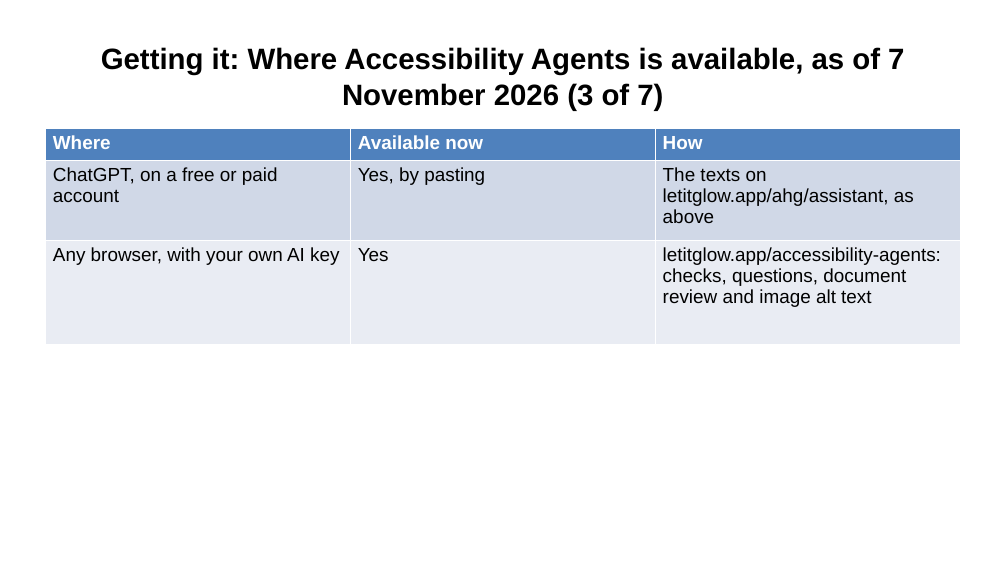
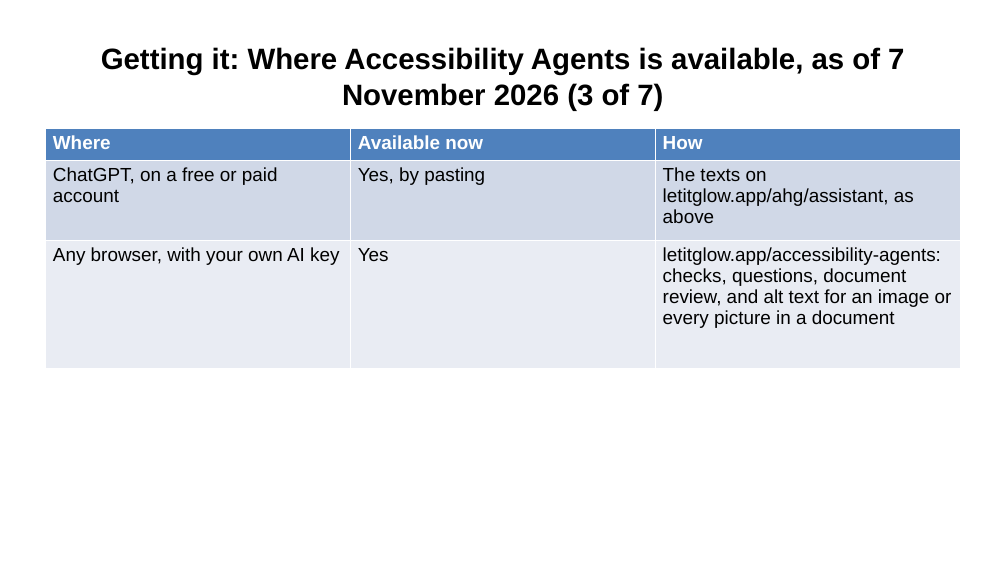
Before and after one commit to Community-Access/glow, a slide deck: slide 23 of docs/ahg-2026/kit/accessibility-agents.pptx (slide 22 before the commit). Drawn at 1008x567 pixels with LibreOffice and Linux fonts; fonts in the diff are those of the drawing. Boxes give left, top, right and bottom in pixels: in the first picture for what was removed or moved away, otherwise in the second. Text is boxed around its words. In the diff, an @@ line names an element or a change of style, - is before the commit and + after.

```diff
--- a/docs/ahg-2026/kit/accessibility-agents.pptx
+++ b/docs/ahg-2026/kit/accessibility-agents.pptx
@@ table at bbox=[45, 129, 960, 369] @@
-row 3, column 3: letitglow.app/accessibility-agents: checks, questions, document review and image alt text
+row 3, column 3: letitglow.app/accessibility-agents: checks, questions, document review, and alt text for an image or every picture in a document
```
Also in this commit, not shown: 5 other slides changed, 1 slide added, 4 other files.
